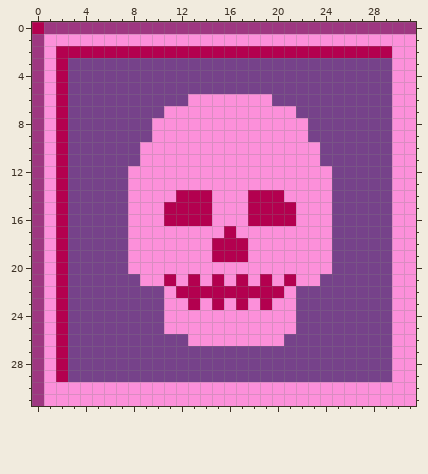
One commit to this pixel-art sprite: Resources/2d/objicon/Numbers/PoisonFrame.png. That is the earlier state.
The file is 32x32 pixels.
After:
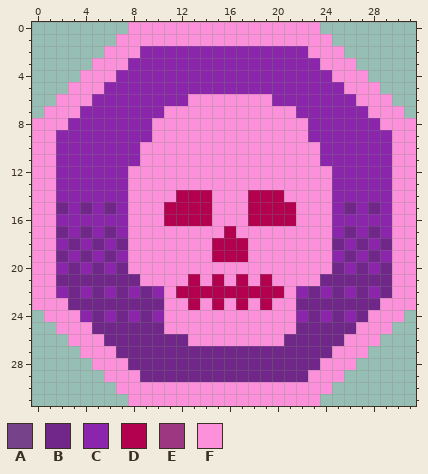
Palette (. is transparent): A #76428a  B #71268a  C #8b26ac  D #b3004f  E #9e3781  F #fc90da
Difference:
Changed rows in their new state; - is an unchanged pixel.
first column x 0:
 0 ........FFFFFFFFFFFFFFFF........
 1 .......------------------.......
 2 ......FFFCCCCCCCCCCCCCCFFF......
 3 .....FFFCCCCCCCCCCCCCCCCFFF.....
 4 ....FFFCCCCCCCCCCCCCCCCCCFFF....
 5 ...FFFCCCCCCCCCCCCCCCCCCCCFFF...
 6 ..FFFCCCCCCCC-------CCCCCCCFFF..
 7 .-FFCCCCCCC-----------CCCCCCFF-.
 8 F-FCCCCCCC-------------CCCCCCF--
 9 F-CCCCCCCC-------------CCCCCCC--
10 F-CCCCCCC---------------CCCCCC--
11 F-CCCCCCC---------------CCCCCC--
12 F-CCCCCC-----------------CCCCC--
13 F-CCCCCC-----------------CCCCC--
14 F-CCCCCC-----------------CCCCC--
15 F-BCBCBC-----------------CBCBC--
16 F-CCCCCC-----------------CCCCC--
17 F-BCBCBC-----------------CBCBC--
18 F-CBCBCB-----------------BCBCB--
19 F-BCBCBC-----------------CBCBC--
20 F-CBCBCB-----------------BCBCB--
21 F-BBBBBBB--F---------F--BBBBBB--
22 F-CBCBCBCBC-----------CBCBCBCB--
23 F-FBBBBBBBB-----------BBBBBBBF--
24 .-FFCBCBCBC-----------CBCBCBFF-.
25 ..FFFBBBBBB-----------BBBBBFFF..
26 ...FFFBBBBBBB--------BBBBBFFF...
27 ....FFFBBBBBBBBBBBBBBBBBBFFF....
28 .....FFFBBBBBBBBBBBBBBBBFFF.....
29 ......FFFBBBBBBBBBBBBBBFFF......
30 .......------------------.......
31 ........----------------........
Changed places in both pictures, as pixel boxes (x1, y1, x2, y2):
changed: (32, 22, 416, 406)
